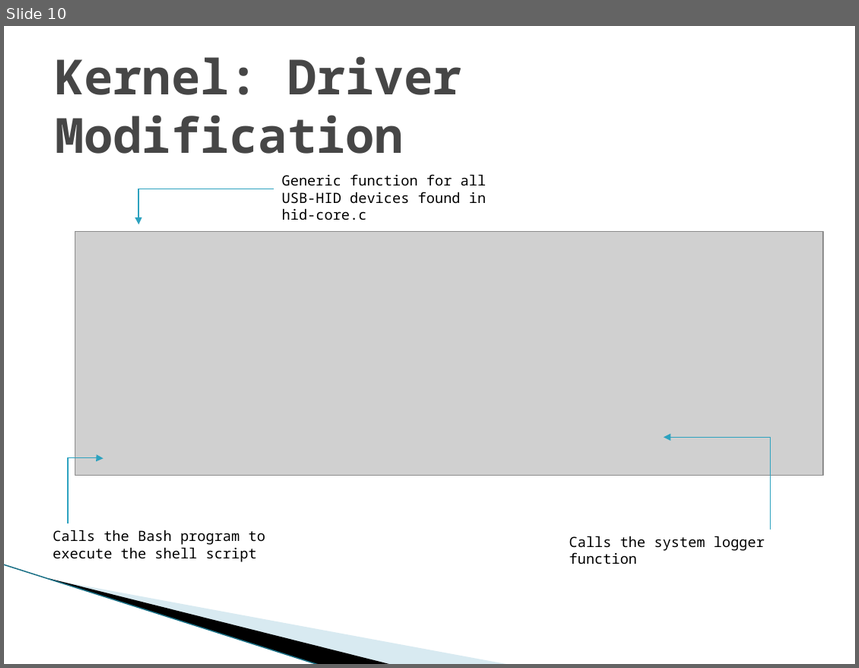
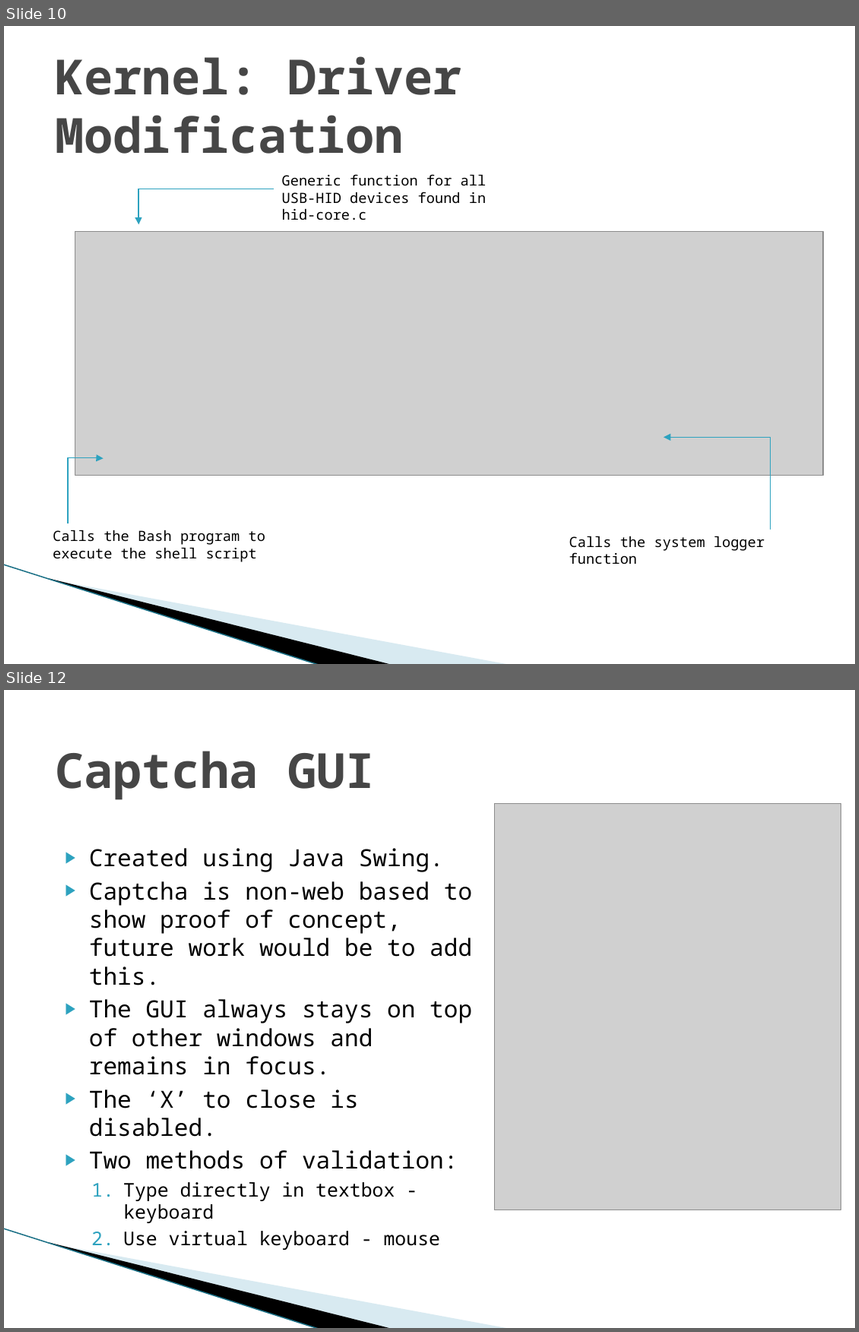
Before and after one commit to vfasburg/cse_825, a slide deck: Project/Final_Project_Presentation_Fasburg_Reiff_Thomas.pptx. Shown one above the other, each under a label of ours: slide 10 before the commit, slides 10 and 12 after it; the slides between them are not shown. The pictures are 859x668 and 859x1332 pixels, drawn with LibreOffice and Linux fonts; fonts in the diff are those of the drawing; grey boxes stand for pictures; background and template pictures are left out. Boxes give left, top, right and bottom in pixels: in the first picture for what was removed or moved away, otherwise in the second. Text is boxed around its words. In the diff, an @@ line names an element or a change of style, - is before the commit and + after.

```diff
--- a/Project/Final_Project_Presentation_Fasburg_Reiff_Thomas.pptx
+++ b/Project/Final_Project_Presentation_Fasburg_Reiff_Thomas.pptx
@@ slide 12 added at <box>4,690,855,1328</box>, background #FFFFFF; not listed: 3 template elements that a slide beside it also shows @@
@@ title added at <box>55,751,375,800</box>, 41 pt, text #464646, bold @@
+Captcha GUI
@@ picture added at <box>494,803,841,1210</box> @@
@@ text added at <box>89,848,472,1224</box>, 20 pt, text #000000 @@
+▶ Created using Java Swing.
+▶ Captcha is non-web based to show proof of concept, future work would be to add this.
+▶ The GUI always stays on top of other windows and remains in focus.
+▶ The ‘X’ to close is disabled.
+▶ Two methods of validation:
+  1. Type directly in textbox - keyboard
+  2. Use virtual keyboard - mouse
```
Also in this commit, not shown: 12 slides changed, 2 other slides added, 2 slides removed.
